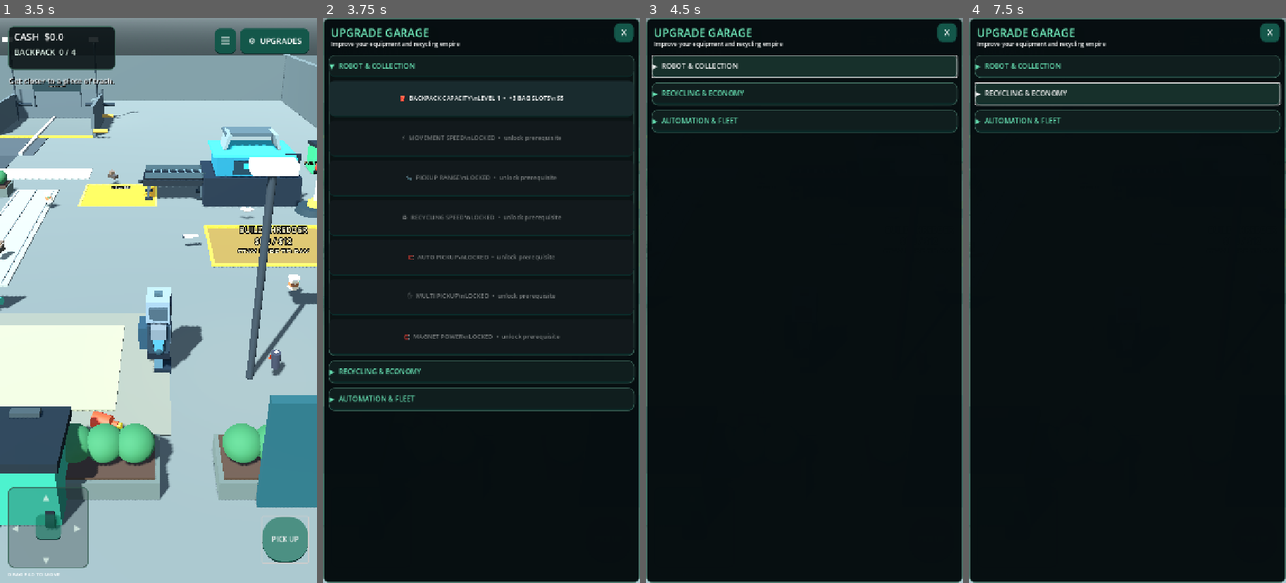
Above: before the commit, frames 1-4 (left to right).
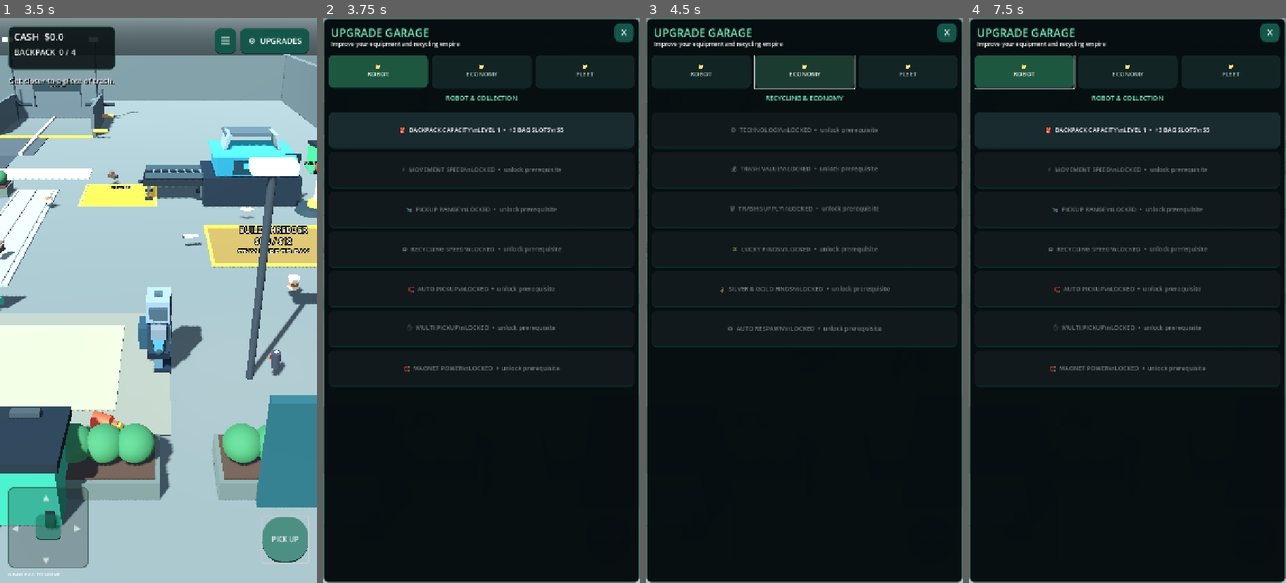
Above: after the commit, the same moments.

Repository: zekainstabot/trash-empire
Game: Godot game, scene res://Scenes/Main.tscn
The game is run twice, just before and just after one commit, with the same random seed, the same clock (stepped at 60 frames per second) and the same inputs.
Inputs (mouse positions are in pixels of both pictures, inside the frame that each line leads up to):
- Up to frame 1 (3.5 s): click "▶ PLAY" at 0.5 s; move the mouse to (228, 272) at 1.27 s; hold D (move_right) 1.28-2 s; click (228, 272) at 1.42 s; drag from (95, 328) to (142, 413) at 2.02 s; click "PICK UP" at 2.75 s
- Up to frame 2 (3.75 s): click "⚙ UPGRADES" at 3.5 s
- Up to frame 3 (4.5 s): click (804, 68) at 4.25 s, where only the run before the commit has a clickable "▼ ROBOT & COLLECTION"
- Up to frame 4 (7.5 s): click (1127, 68) at 5 s, where only the run before the commit has a clickable "▶ ROBOT & COLLECTION"; click (1022, 74) at 5.75 s, where only the run after the commit has a clickable "📁 ROBOT"; click (1127, 91) at 6.5 s, where only the run before the commit has a clickable "▶ RECYCLING & ECONOMY"; click (1127, 91) at 7.25 s, where only the run before the commit has a clickable "▼ RECYCLING & ECONOMY"

Frame 1 is identical in both runs. In frame 2, 10% of the frame differs, in the area x 1-99%, y 6-70%; in frame 3, 5.2%; in frame 4, 11%, in the area x 1-99%, y 6-66%.

Commit message:
Replace upgrade accordion with folder-based category selection

Diff:
--- a/Scripts/main.gd
+++ b/Scripts/main.gd
@@ -1251,9 +1251,9 @@
 
 func _build_skill_tree(parent: Control) -> void:
 	var categories := [
-		{"title":"ROBOT & COLLECTION","branches":["capacity","speed","range","unload","auto","bulk_pickup","magnet_power"]},
-		{"title":"RECYCLING & ECONOMY","branches":["technology","value","supply","luck","rare_drops","respawn"]},
-		{"title":"AUTOMATION & FLEET","branches":["drones","city_truck","city_fleet","dispatch","fleet","truck_capacity","packaging"]}
+		{"title":"ROBOT & COLLECTION","folder":"📁\nROBOT","branches":["capacity","speed","range","unload","auto","bulk_pickup","magnet_power"]},
+		{"title":"RECYCLING & ECONOMY","folder":"📁\nECONOMY","branches":["technology","value","supply","luck","rare_drops","respawn"]},
+		{"title":"AUTOMATION & FLEET","folder":"📁\nFLEET","branches":["drones","city_truck","city_fleet","dispatch","fleet","truck_capacity","packaging"]}
 	]
 	var titles := {
 		"capacity":"BACKPACK CAPACITY","speed":"MOVEMENT SPEED","range":"PICKUP RANGE","unload":"RECYCLING SPEED",
@@ -1262,48 +1262,80 @@
 		"drones":"HELPER DRONES","city_truck":"CITY TRUCK FREQUENCY","city_fleet":"HIRE CITY TRUCKS","dispatch":"TRUCK FREQUENCY",
 		"fleet":"HIRE TRUCKS","truck_capacity":"TRUCK CAPACITY","packaging":"PACKAGING SPEED"
 	}
-	var category_index := 0
-	for category in categories:
-		var section := PanelContainer.new()
-		section.add_theme_stylebox_override("panel", _panel_style(Color(0.045,0.075,0.08,0.96)))
-		parent.add_child(section)
-		var stack := VBoxContainer.new()
-		stack.add_theme_constant_override("separation", 8)
-		section.add_child(stack)
-		var heading := Button.new()
-		heading.text = ("▼  " if category_index == 0 else "▶  ") + String(category.title)
-		heading.alignment = HORIZONTAL_ALIGNMENT_LEFT
-		heading.custom_minimum_size = Vector2(0, 48)
-		heading.add_theme_font_size_override("font_size", 16)
-		heading.add_theme_color_override("font_color", Color(0.40,0.88,0.70))
-		heading.add_theme_stylebox_override("normal", _button_style(Color(0.065,0.12,0.12)))
-		heading.add_theme_stylebox_override("hover", _button_style(Color(0.09,0.19,0.17)))
-		stack.add_child(heading)
+
+	var folder_grid := GridContainer.new()
+	folder_grid.columns = 3
+	folder_grid.size_flags_horizontal = Control.SIZE_EXPAND_FILL
+	folder_grid.add_theme_constant_override("h_separation", 8)
+	folder_grid.add_theme_constant_override("v_separation", 8)
+	parent.add_child(folder_grid)
+
+	var detail_title := Label.new()
+	detail_title.text = "CHOOSE AN UPGRADE FOLDER"
+	detail_title.custom_minimum_size = Vector2(0, 34)
+	detail_title.horizontal_alignment = HORIZONTAL_ALIGNMENT_CENTER
+	detail_title.add_theme_font_size_override("font_size", 15)
+	detail_title.add_theme_color_override("font_color", Color(0.45, 0.94, 0.75))
+	parent.add_child(detail_title)
+
+	var category_bodies: Array = []
+	var folder_buttons: Array = []
+	var category_titles: Array = []
+	for category_index in range(categories.size()):
+		var category: Dictionary = categories[category_index]
+		var category_title := String(category.title)
+		category_titles.append(category_title)
+
+		var folder := Button.new()
+		folder.text = String(category.folder)
+		folder.custom_minimum_size = Vector2(0, 76)
+		folder.size_flags_horizontal = Control.SIZE_EXPAND_FILL
+		folder.add_theme_font_size_override("font_size", 14)
+		folder.add_theme_color_override("font_color", Color(0.82, 0.94, 0.89))
+		folder.add_theme_stylebox_override("normal", _button_style(Color(0.075, 0.14, 0.14)))
+		folder.add_theme_stylebox_override("hover", _button_style(Color(0.11, 0.23, 0.19)))
+		folder.add_theme_stylebox_override("pressed", _button_style(Color(0.12, 0.34, 0.25)))
+		folder_grid.add_child(folder)
+		folder_buttons.append(folder)
+
 		var category_body := VBoxContainer.new()
 		category_body.add_theme_constant_override("separation", 8)
-		category_body.visible = category_index == 0
-		stack.add_child(category_body)
-		heading.pressed.connect(_toggle_upgrade_category.bind(category_body, heading, String(category.title)))
+		category_body.size_flags_horizontal = Control.SIZE_EXPAND_FILL
+		category_body.visible = false
+		parent.add_child(category_body)
+		category_bodies.append(category_body)
+
 		for branch in category.branches:
 			var row := Button.new()
-			row.custom_minimum_size = Vector2(0,82)
+			row.custom_minimum_size = Vector2(0, 82)
 			row.size_flags_horizontal = Control.SIZE_EXPAND_FILL
-			row.add_theme_font_size_override("font_size",14)
-			row.add_theme_color_override("font_color",Color.WHITE)
-			row.add_theme_stylebox_override("normal",_button_style(Color(0.10,0.17,0.18)))
-			row.add_theme_stylebox_override("hover",_button_style(Color(0.14,0.28,0.25)))
-			row.add_theme_stylebox_override("pressed",_button_style(Color(0.07,0.12,0.13)))
-			row.add_theme_stylebox_override("disabled",_button_style(Color(0.07,0.10,0.11)))
+			row.add_theme_font_size_override("font_size", 14)
+			row.add_theme_color_override("font_color", Color.WHITE)
+			row.add_theme_stylebox_override("normal", _button_style(Color(0.10, 0.17, 0.18)))
+			row.add_theme_stylebox_override("hover", _button_style(Color(0.14, 0.28, 0.25)))
+			row.add_theme_stylebox_override("pressed", _button_style(Color(0.07, 0.12, 0.13)))
+			row.add_theme_stylebox_override("disabled", _button_style(Color(0.07, 0.10, 0.11)))
 			row.pressed.connect(_purchase_upgrade_branch.bind(String(branch)))
 			category_body.add_child(row)
-			skill_node_data.append({"button":row,"branch":String(branch),"title":String(titles[branch])})
-		category_index += 1
+			skill_node_data.append({"button": row, "branch": String(branch), "title": String(titles[branch])})
+
+		folder.pressed.connect(_select_upgrade_category.bind(category_index, category_bodies, folder_buttons, category_titles, detail_title))
+
+	_select_upgrade_category(0, category_bodies, folder_buttons, category_titles, detail_title)
 	_refresh_upgrade_prices()
 
 
-func _toggle_upgrade_category(body: VBoxContainer, heading: Button, category_title: String) -> void:
-	body.visible = not body.visible
-	heading.text = ("▼  " if body.visible else "▶  ") + category_title
+func _select_upgrade_category(index: int, bodies: Array, folders: Array, titles: Array, heading: Label) -> void:
+	if index < 0 or index >= bodies.size():
+		return
+	for i in range(bodies.size()):
+		var body := bodies[i] as VBoxContainer
+		var folder := folders[i] as Button
+		body.visible = i == index
+		folder.add_theme_stylebox_override("normal", _button_style(Color(0.12, 0.34, 0.25) if i == index else Color(0.075, 0.14, 0.14)))
+		folder.add_theme_color_override("font_color", Color(0.95, 1.0, 0.96) if i == index else Color(0.68, 0.82, 0.77))
+	heading.text = String(titles[index])
+
 
 func _purchase_upgrade_branch(branch: String) -> void:
 	if not _skill_branch_unlocked(branch):
